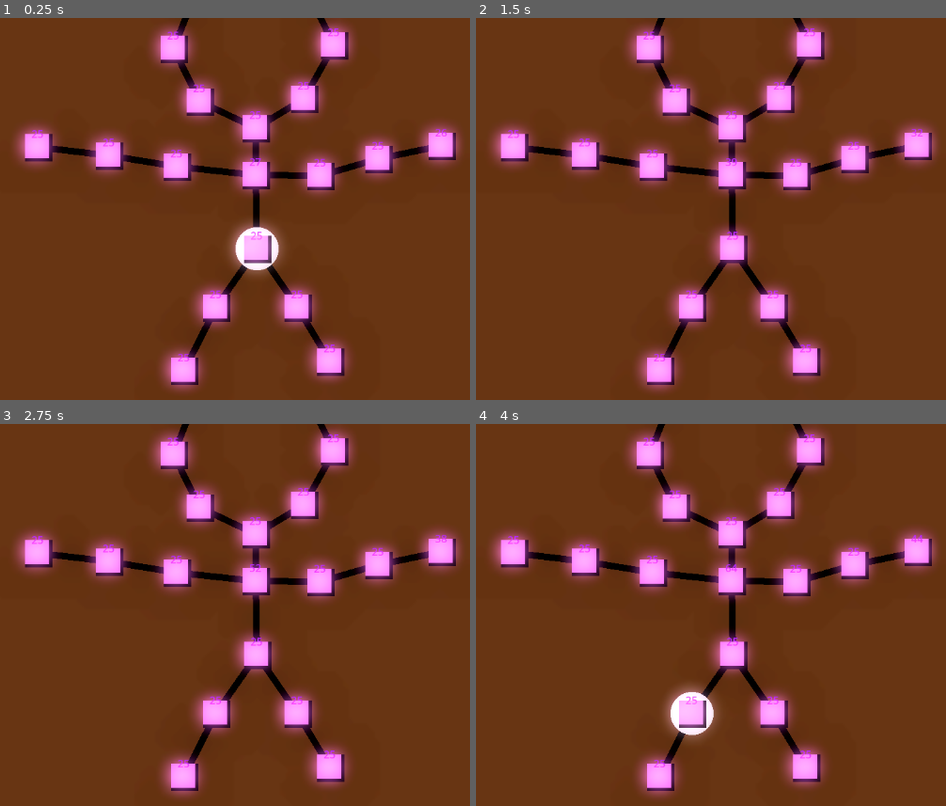
Above: before the commit, frames 1-4 (two rows, left to right).
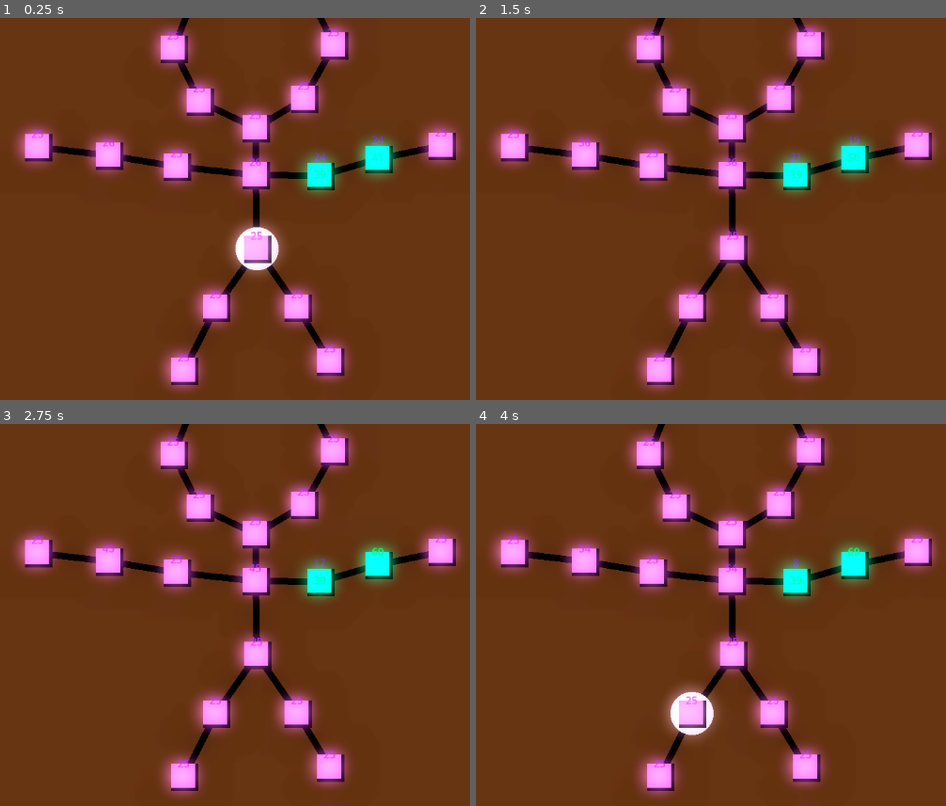
Above: after the commit, the same moments.

Repository: syshotdev/RiskyStrats
Game: Godot game, scene res://main.tscn
Two runs of this game, one before a commit and one after it. Both use one fixed random seed, a clock stepped at 60 frames per second and the inputs below.
Inputs (mouse positions are in pixels of both pictures, inside the frame that each line leads up to):
- Up to frame 1 (0.25 s): no input
- Up to frame 2 (1.5 s): tap Enter at 0.5 s; move the mouse to (899, 209) at 0.52 s; tap Q (Tier1) at 0.6 s; click (899, 209) at 0.67 s; tap Space at 1.25 s; move the mouse to (584, 251) at 1.27 s; tap W (Tier2) at 1.35 s; click (584, 251) at 1.42 s
- Up to frame 3 (2.75 s): tap Enter at 2 s; move the mouse to (333, 542) at 2.02 s; tap E (Tier3) at 2.1 s; click (333, 542) at 2.17 s
- Up to frame 4 (4 s): tap Space at 2.75 s; move the mouse to (696, 718) at 2.77 s; tap R (Tier4) at 2.85 s; click (696, 718) at 2.92 s; tap Enter at 3.5 s; move the mouse to (outside the picture) at 3.52 s; tap Q (Tier1) at 3.6 s; click (outside the picture) at 3.67 s

The runs differ from the first frame. In frame 1, 1.6% of the frame differs, in the area x 23-95%, y 29-47%; in frame 2, 1.7%; in frame 3, 1.7%; in frame 4, 1.7%, in the area x 22-95%, y 29-47%.

Commit message:
Added buy menu, fixed reactor code to more simple.

Diff:
--- a/Objects/GameNode/GameNode.gd
+++ b/Objects/GameNode/GameNode.gd
@@ -10,7 +10,7 @@
 @export var unitSender : UnitSender
 @export var unitGenerator : UnitGenerator
 
-var neigbors : Array[GameNode] = [] # Neighboring nodes
+var neighbors : Array[GameNode] = [] # Neighboring nodes
 var powerPlants : Dictionary # Neighboring power plants, Key: GameNode, Value: 0
 
 
@@ -23,7 +23,7 @@
 
 # Forward to UnitSender
 func addNeighbor(gameNode : GameNode, road : Road):
-	neigbors.append(gameNode)
+	neighbors.append(gameNode)
 	unitSender.associateRoadWithNode(gameNode, road)
 
 # Will be function to recieve roadUnit color or forward roadUnit to other nodes
@@ -40,32 +40,37 @@
 func addUnit(unit : Unit):
 	unitCalculator.addUnit(unit)
 
+# Takes all node neighbors and finds if they're powerplant
+func recalculateInfluences():
+	var numPowerPlants : int = 0
+	var numArtillery : int = 0
 
-func addPowerPlant(node : GameNode):
-	powerPlants[node] = 0
-	unitGenerator.calculateEffectiveness()
+	for neighbor in neighbors:
+		var neighborBuildingType = neighbor.unitGenerator.currentBuildingType
 
+		# If neighbor == reactor and our color, add 0.5x to our generation speed
+		if(neighborBuildingType == unitGenerator.buildingType.REACTOR):
+			if(neighbor.currentColor == currentColor):
+				numPowerPlants += 1
 
-func removePowerPlant(node : GameNode):
-	powerPlants.erase(node)
-	unitGenerator.calculateEffectiveness()
+		# If neighbor == artillery and different color (Enemy color), add one to artillery
+		elif(neighborBuildingType == unitGenerator.buildingType.ARTILLERY):
+			if(neighbor.currentColor != currentColor):
+				numArtillery += 1
 
-# When neighbor captured,
-func neighborCaptured(node : GameNode):
-	unitGenerator.checkIfCanAddBuffs(node)
-	self.removePowerPlant(node)
+	unitGenerator.setEffectiveness(numPowerPlants)
 
+# When changed to powerplant
+func changedToPowerPlant():
+	for node in neighbors:
+		node.recalculateInfluences()
 
+# When captured
 func selfCaptured():
-	for node in neigbors:
-		node.neighborCaptured(self)
+	for node in neighbors:
+		node.recalculateInfluences()
 
-
-func changedToPowerPlant():
-	for node in neigbors:
-		node.addPowerPlant(self)
-
-
+# Basically when color changed (captured by another color)
 func updateCurrentColor(color : GameColors.colors):
 	currentColor = color
 	selfCaptured()
--- a/Objects/GameNode/UnitGenerator.gd
+++ b/Objects/GameNode/UnitGenerator.gd
@@ -28,29 +28,17 @@
 	var output : float = 0
 
 	if(currentBuildingType == buildingType.NONE):
-		output = 0
+		output = 0;
 	elif(currentBuildingType == buildingType.CAPITOL):
 		# *2 because gens double the normal amount
-		output += genRate * 2 * delta
+		output += genRate * effectiveness * 2 * delta
 	elif(currentBuildingType == buildingType.FACTORY):
-		output += genRate * delta
+		output += genRate * effectiveness * delta
 
 	return output
 
-# If self is artillery or power plant, then add buff or "add powerplant" to the node given.
-func checkIfCanAddBuffs(node : GameNode):
-	if currentBuildingType != buildingType.REACTOR:
-		return
-
-	# If node is current color, give buff.
-	if node.currentColor == parent.currentColor:
-		node.addPowerPlant(parent)
-	else:
-		node.removePowerPlant(parent)
-
-
-func calculateEffectiveness():
-	var numPowerPlants : int = parent.powerPlants.size()
+# Calculates the effectiveness
+func setEffectiveness(numPowerPlants : int):
 	effectiveness = 1 + (0.5 * numPowerPlants)
 
 
--- a/Objects/Map/Map.gd
+++ b/Objects/Map/Map.gd
@@ -31,6 +31,11 @@
 
 	for node in nodes:
 		node.addUnit(Unit.new(defaultNodeColor, 25))
+
+	var nodeNumber := 6
+	if(nodes.size() > nodeNumber):
+		nodes[7].addUnit(Unit.new(GameColors.colors.GREEN, 40))
+		nodes[nodeNumber].addUnit(Unit.new(GameColors.colors.GREEN, 40))
 
 
 # Gets the road's node1 and node2 and sets themselves as neighbors
--- a/Objects/Map/man_map.tscn
+++ b/Objects/Map/man_map.tscn
@@ -14,33 +14,35 @@
 [node name="GameNode" parent="Nodes" instance=ExtResource("2_4rc3m")]
 position = Vector2(0, 30)
 currentColor = 7
-currentBuildingType = 4
 
 [node name="GameNode6" parent="Nodes" instance=ExtResource("2_4rc3m")]
 position = Vector2(-2, -83)
-currentBuildingType = 1
+currentBuildingType = 2
 
 [node name="GameNode7" parent="Nodes" instance=ExtResource("2_4rc3m")]
 position = Vector2(-2, -155)
 
 [node name="GameNode18" parent="Nodes" instance=ExtResource("2_4rc3m")]
 position = Vector2(-123, -96)
+currentBuildingType = 4
 
 [node name="GameNode19" parent="Nodes" instance=ExtResource("2_4rc3m")]
 position = Vector2(-227, -113)
+currentBuildingType = 2
 
 [node name="GameNode20" parent="Nodes" instance=ExtResource("2_4rc3m")]
 position = Vector2(-336, -126)
 
 [node name="GameNode15" parent="Nodes" instance=ExtResource("2_4rc3m")]
 position = Vector2(97, -82)
+currentBuildingType = 4
 
 [node name="GameNode16" parent="Nodes" instance=ExtResource("2_4rc3m")]
 position = Vector2(186, -108)
+currentBuildingType = 2
 
 [node name="GameNode17" parent="Nodes" instance=ExtResource("2_4rc3m")]
 position = Vector2(283, -128)
-currentBuildingType = 2
 
 [node name="GameNode8" parent="Nodes" instance=ExtResource("2_4rc3m")]
 position = Vector2(72, -200)
--- /dev/null
+++ b/Objects/Selection stuff/BuyMenu.gd
@@ -0,0 +1,30 @@
+extends Control
+
+# Don't make the @export menu bloated :)
+@onready var verticalOptions := $VerticalOptions
+
+# All of the building costs (for purposes)
+var buildingCosts : Dictionary = {
+	UnitGenerator.buildingType.FACTORY : 500,
+	UnitGenerator.buildingType.REACTOR : 2500,
+	UnitGenerator.buildingType.FORT : 500,
+	UnitGenerator.buildingType.ARTILLERY : 5000,
+}
+
+
+func _ready():
+	generateButtons()
+
+
+# Generates all the buttons and adds them as children and gets signals
+func generateButtons():
+	for type in buildingCosts.keys():
+		# Horrible one liner, but simple in that turns "type" into string (not 1 or 4), lowercase, then capitalize first letter
+		var button := generateButton(str(UnitGenerator.buildingType.keys()[type]).to_lower().capitalize(), buildingCosts[type])
+		verticalOptions.add_child(button)
+
+# Makes a button with text of "buttonText" and inits some other stuff
+func generateButton(buttonText : String, buttonCost : int) -> Button:
+	var button : Button = Button.new()
+	button.text = buttonText + " cost: " + str(buttonCost)
+	return button
--- a/Objects/Selection stuff/SelectionProcesser.gd
+++ b/Objects/Selection stuff/SelectionProcesser.gd
@@ -2,6 +2,7 @@
 
 signal updateSelectionArea(pos1, pos2)
 signal updateHoveredNode(pos)
+signal buyMenuOn(pos) # Where to put the buy menu
 signal sendPayload(amount : int)
 
 # Values to send
@@ -35,12 +36,19 @@
 	if event is InputEventMouseButton && not Input.is_mouse_button_pressed(MOUSE_BUTTON_LEFT):
 		mouseClicked = false
 
+	if event is InputEventMouseButton && Input.is_mouse_button_pressed(MOUSE_BUTTON_RIGHT):
+		sendBuyMenuOn()
+
+
 	# If mouse moved, send area
 	if event is InputEventMouseMotion:
 		sendCheckHoveredNode()
 		sendSelectionArea()
 
+	checkPayloadAction()
 
+
+func checkPayloadAction():
 	if(Input.is_action_just_pressed("Tier1")):
 		sendPayload.emit(tier1)
 	elif(Input.is_action_just_pressed("Tier2")):
@@ -56,3 +64,6 @@
 
 func sendCheckHoveredNode():
 	updateHoveredNode.emit(get_global_mouse_position())
+
+func sendBuyMenuOn():
+	buyMenuOn.emit(get_global_mouse_position())
--- /dev/null
+++ b/Objects/Selection stuff/buy_menu.tscn
@@ -0,0 +1,36 @@
+[gd_scene load_steps=2 format=3 uid="uid://cq2pwm06fk423"]
+
+[ext_resource type="Script" path="res://Objects/Selection stuff/BuyMenu.gd" id="1_ewjno"]
+
+[node name="BuyMenu" type="Control"]
+layout_mode = 3
+anchors_preset = 15
+anchor_right = 1.0
+anchor_bottom = 1.0
+offset_right = -798.0
+offset_bottom = -424.0
+grow_horizontal = 2
+grow_vertical = 2
+script = ExtResource("1_ewjno")
+
+[node name="ColorRect" type="ColorRect" parent="."]
+layout_mode = 1
+anchors_preset = 15
+anchor_right = 1.0
+anchor_bottom = 1.0
+grow_horizontal = 2
+grow_vertical = 2
+color = Color(0.164706, 0.164706, 0.164706, 1)
+
+[node name="VerticalOptions" type="VBoxContainer" parent="."]
+layout_mode = 1
+anchors_preset = 15
+anchor_right = 1.0
+anchor_bottom = 1.0
+grow_horizontal = 2
+grow_vertical = 2
+
+[node name="Label" type="Label" parent="VerticalOptions"]
+layout_mode = 2
+text = "Select Building To Create:"
+horizontal_alignment = 1
--- a/Useful scripts/payloadDistributer.gd
+++ b/Useful scripts/payloadDistributer.gd
@@ -44,13 +44,13 @@
 		if(currentNode.currentColor != startNode.currentColor):
 			continue
 
-		for neighbor in currentNode.neigbors:
+		for neighbor in currentNode.neighbors:
 			# If it's been checked or it's not our color, don't check it
 			if neighbor in checked:
 				continue
 
 			toCheck.append(neighbor)
-			# Parent = currentNode, because current node neigbors is this
+			# Parent = currentNode, because current node neighbors is this
 			nodeParent[neighbor] = currentNode
 
 	# Return nothing because there was no path
Not shown, changed: Text files/PowerPlant.txt
